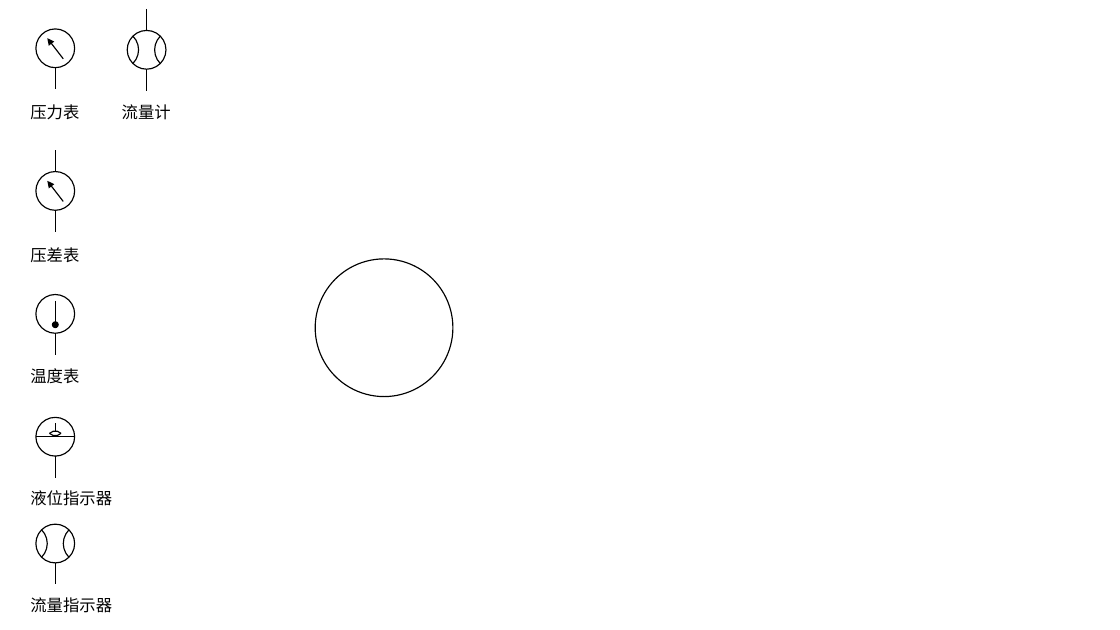
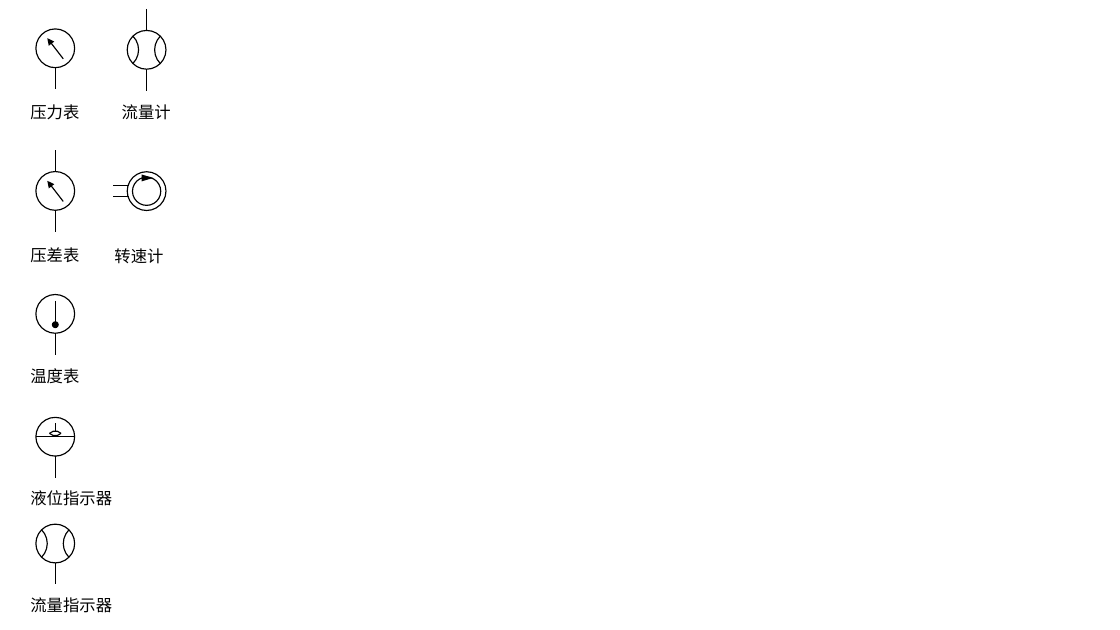
Before and after one commit to clonetimer/pptx, a slide deck: slide 80 of 素材.pptx. Drawn at 1120x630 pixels with LibreOffice and Linux fonts; fonts in the diff are those of the drawing. Boxes give left, top, right and bottom in pixels: in the first picture for what was removed or moved away, otherwise in the second. Text is boxed around its words. In the diff, an @@ line names an element or a change of style, - is before the commit and + after.

```diff
--- a/素材.pptx
+++ b/素材.pptx
@@ group added at box(113, 171, 166, 210): 2 ellipses, 2 lines, 1 arrow @@
@@ text added at box(114, 248, 163, 264), 14 pt, text #000000 @@
+转速计
@@ ellipse removed at box(315, 259, 453, 397) @@
```
Also in this commit, not shown: 11 slides added.
